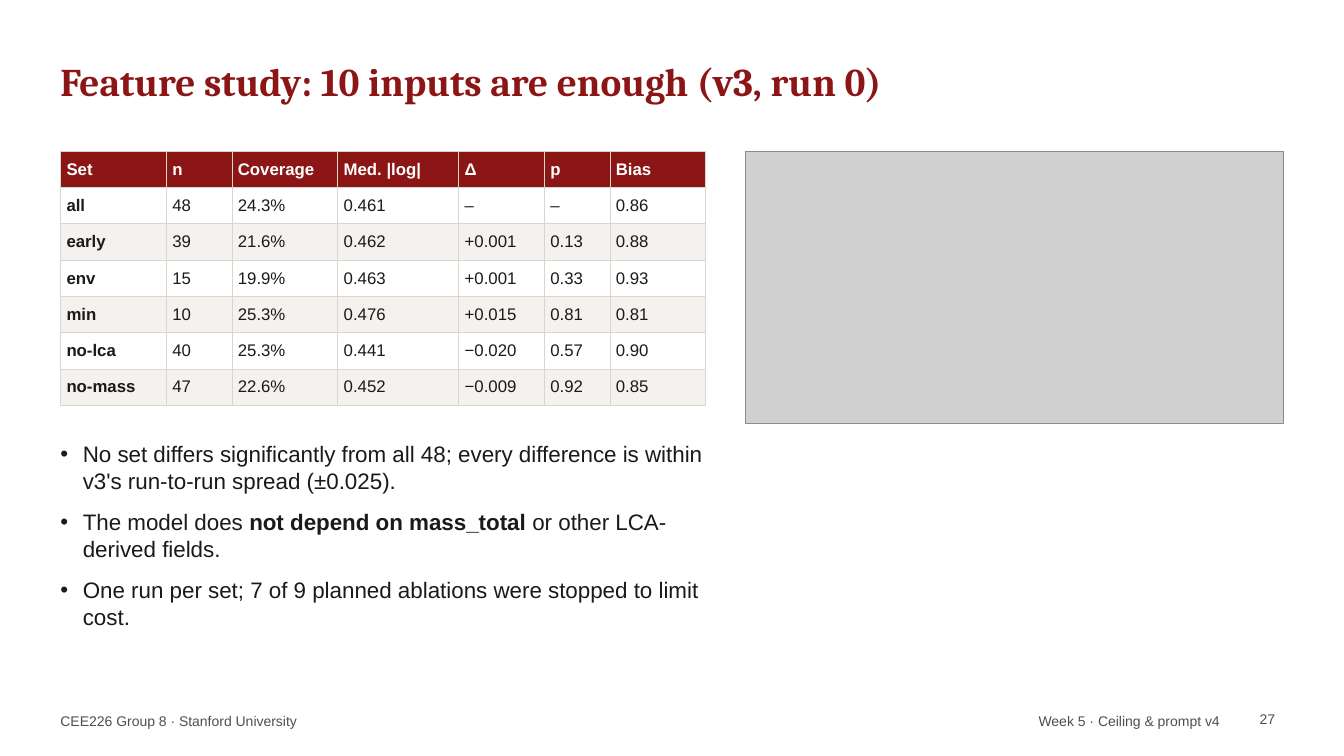
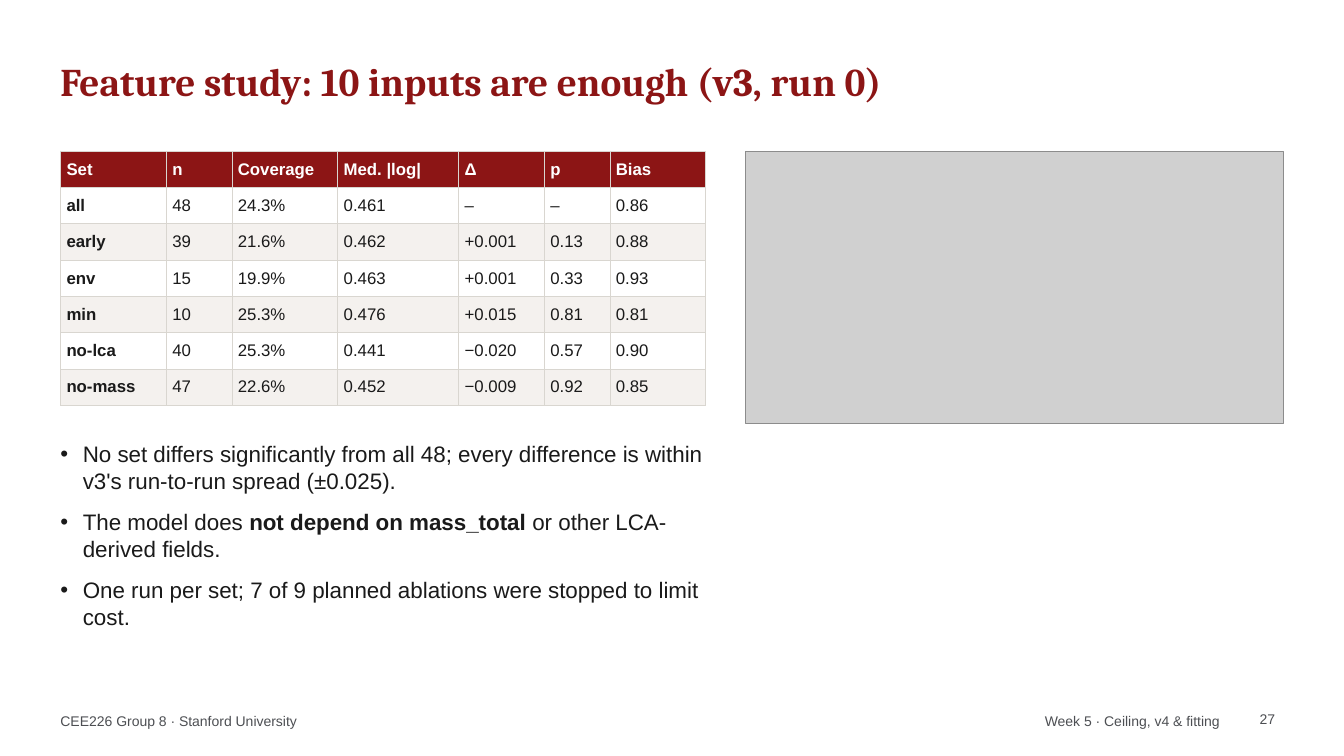
Before and after one commit to HeshanChen/CEE226LCA, a slide deck: slide 27 of report/weekly/weekly_updates.pptx. Drawn at 1344x756 pixels with LibreOffice and Linux fonts; fonts in the diff are those of the drawing; grey boxes stand for pictures. Boxes give left, top, right and bottom in pixels: in the first picture for what was removed or moved away, otherwise in the second. Text is boxed around its words. In the diff, an @@ line names an element or a change of style, - is before the commit and + after.

```diff
--- a/report/weekly/weekly_updates.pptx
+++ b/report/weekly/weekly_updates.pptx
@@ text at [1045, 716, 1219, 729]: text changed @@
-Week 5 · Ceiling & prompt v4
+Week 5 · Ceiling, v4 & fitting
```
Also in this commit, not shown: 6 other slides changed, 3 slides added, 1 slide removed, 23 other files.
